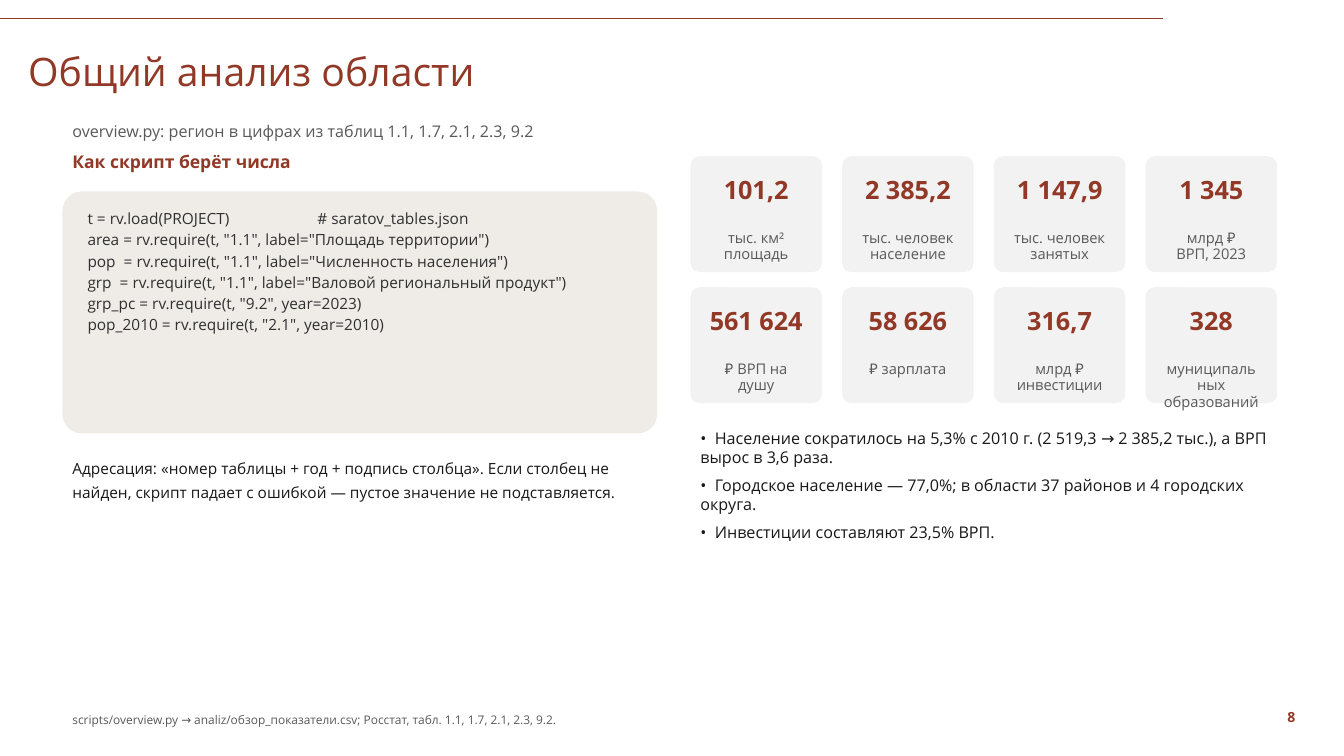
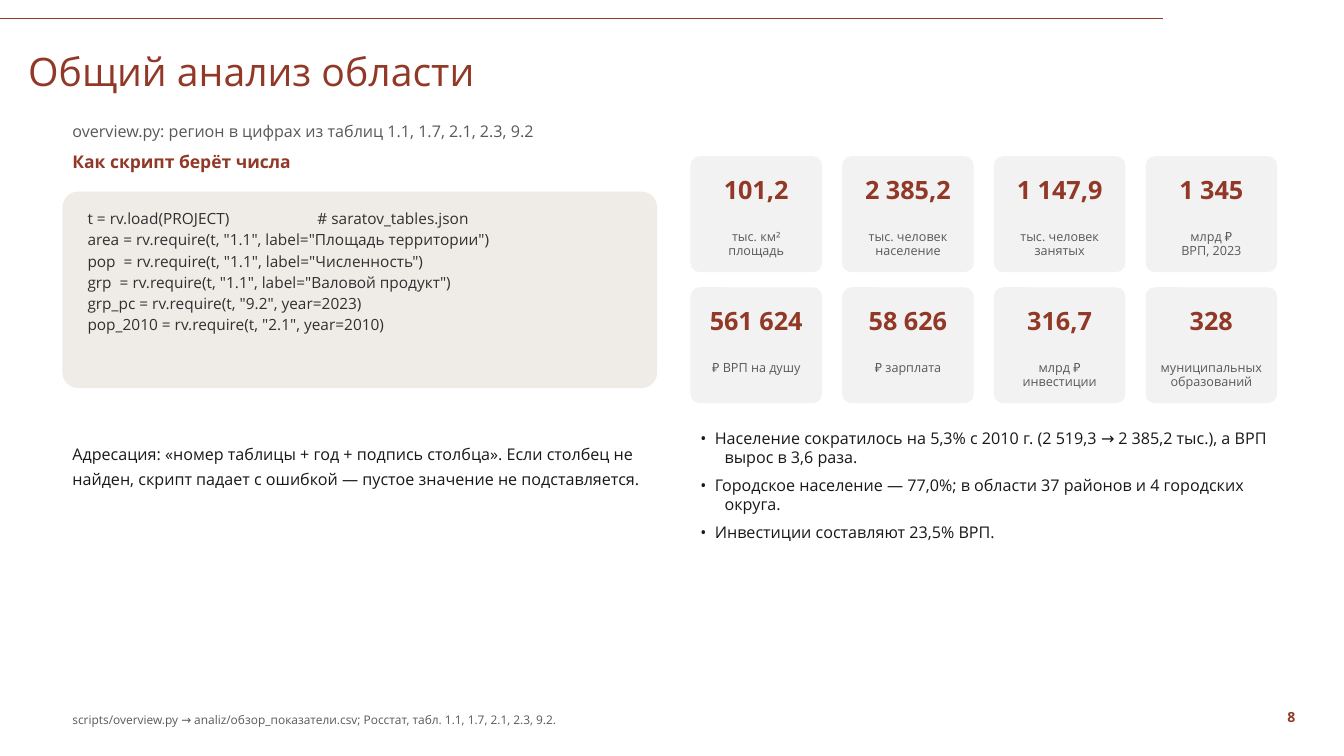
Before and after one commit to Seabas1/Analysis-of-regions, a slide deck: slide 8 of Саратовская_область_презентация_СПбГУ.pptx. Drawn at 1344x756 pixels with LibreOffice and Linux fonts; fonts in the diff are those of the drawing; background and template pictures are left out. Boxes give left, top, right and bottom in pixels: in the first picture for what was removed or moved away, otherwise in the second. Text is boxed around its words. In the diff, an @@ line names an element or a change of style, - is before the commit and + after.

```diff
--- a/Саратовская_область_презентация_СПбГУ.pptx
+++ b/Саратовская_область_презентация_СПбГУ.pptx
@@ rounded rectangle: place and size @@
-rounded rectangle at [63, 192, 657, 434]
+rounded rectangle at [63, 192, 657, 388]
@@ text at [88, 255, 451, 292]: text changed @@
-pop = rv.require(t, "1.1", label="Численность населения")
-grp = rv.require(t, "1.1", label="Валовой региональный продукт")
+pop = rv.require(t, "1.1", label="Численность")
+grp = rv.require(t, "1.1", label="Валовой продукт")
@@ size 10.5 to 9 pt in 8 elements at [728, 232, 784, 258], [723, 363, 800, 375], [1020, 234, 1099, 255], [1023, 365, 1097, 388], [869, 234, 947, 255], [1181, 234, 1242, 257], [885, 365, 941, 375], [1161, 365, 1262, 389] @@
@@ text "Адресация: «номер таблицы + год ...": place and size @@
-text "Адресация: «номер таблицы + год ..." at [72, 462, 615, 502]
+text "Адресация: «номер таблицы + год ..." at [72, 447, 639, 489]
@@ text "Адресация: «номер таблицы + год ..." at [72, 447, 639, 489]: size 11 to 11.5 pt @@
@@ text "• Население сократилось на 5,3% ..." at [715, 432, 1267, 541]: indent changed @@
```
Also in this commit, not shown: 10 other slides changed, 2 other files.
